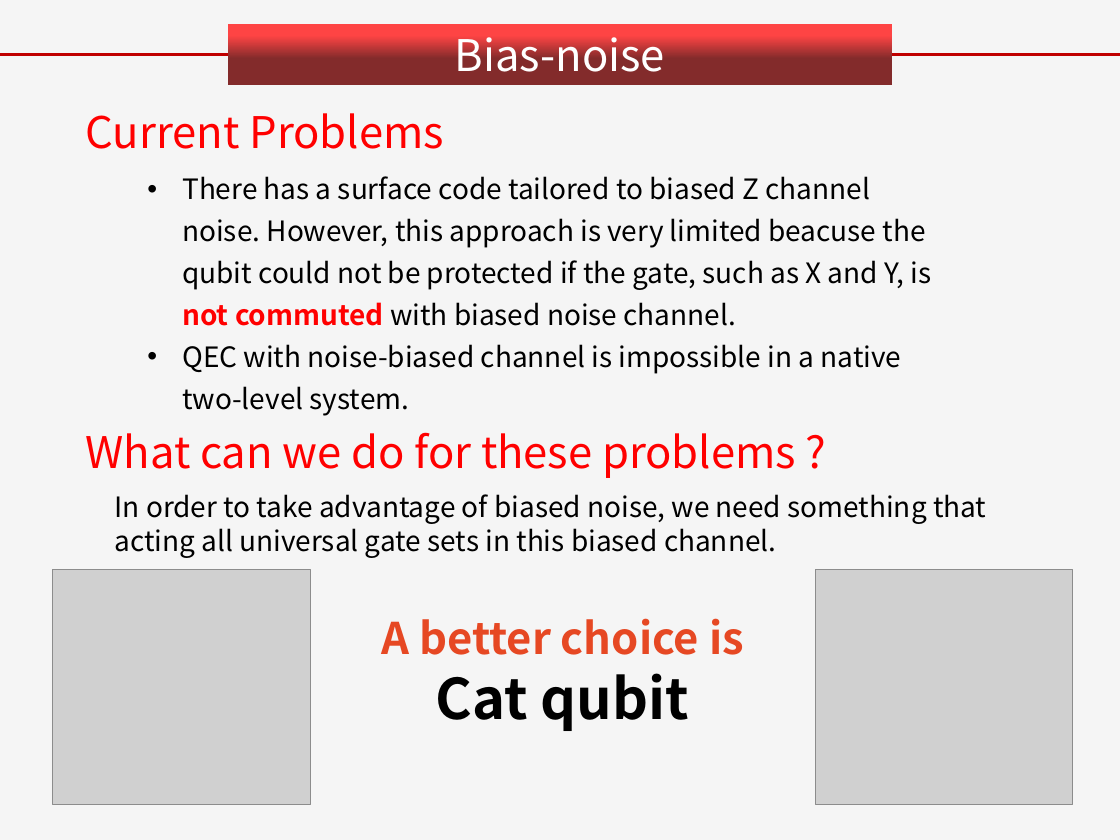
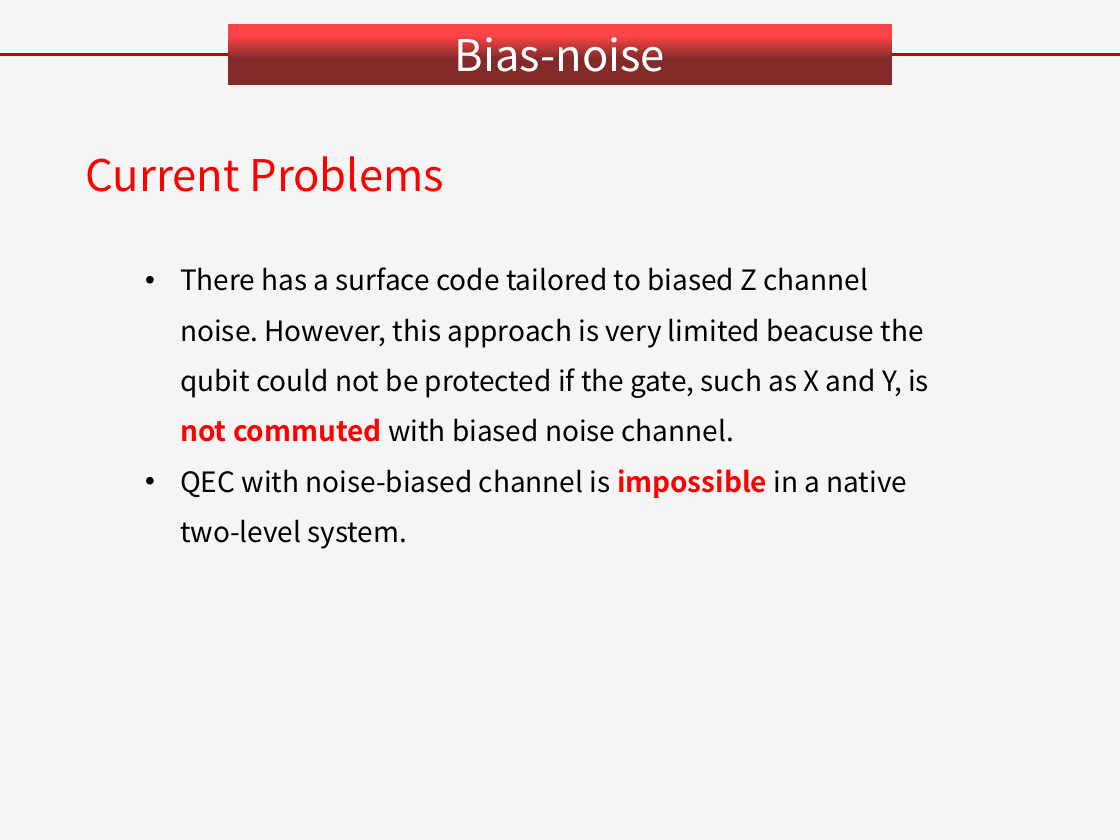
Before and after one commit to mantianxing-tiga/git-demo, a slide deck: slide 7 of cat qubit/Group Meeting/Report_Cat qubit.pptx. Drawn at 1120x840 pixels with LibreOffice and Linux fonts; fonts in the diff are those of the drawing; grey boxes stand for pictures; background and template pictures are left out. Boxes give left, top, right and bottom in pixels: in the first picture for what was removed or moved away, otherwise in the second. Text is boxed around its words. In the diff, an @@ line names an element or a change of style, - is before the commit and + after.

Commit message:
ppt update

```diff
--- a/cat qubit/Group Meeting/Report_Cat qubit.pptx
+++ b/cat qubit/Group Meeting/Report_Cat qubit.pptx
@@ text "Current Problems": place and size @@
-text "Current Problems" at box(86, 113, 443, 149)
+text "Current Problems" at box(86, 156, 443, 192)
@@ text "There has a surface code ...": place and size @@
-text "There has a surface code ..." at box(182, 176, 931, 416)
+text "There has a surface code ..." at box(180, 267, 929, 549)
@@ text "There has a surface code ..." at box(180, 267, 929, 549): text colour #000000 to #FF0000, bold on in "impossible"; line spacing 1.25 to 1.5 @@
@@ text removed at box(86, 432, 796, 478) @@
-What can we do for these problems ?
@@ text removed at box(115, 494, 986, 558) @@
-In order to take advantage of biased noise, we need something that acting all universal gate sets in this biased channel.
@@ picture removed at box(53, 569, 310, 804) @@
@@ picture removed at box(815, 569, 1073, 804) @@
@@ text removed at box(382, 618, 744, 731) @@
-A better choice is
-Cat qubit
```
Also in this commit, not shown: 5 slides added, 19 other files.
